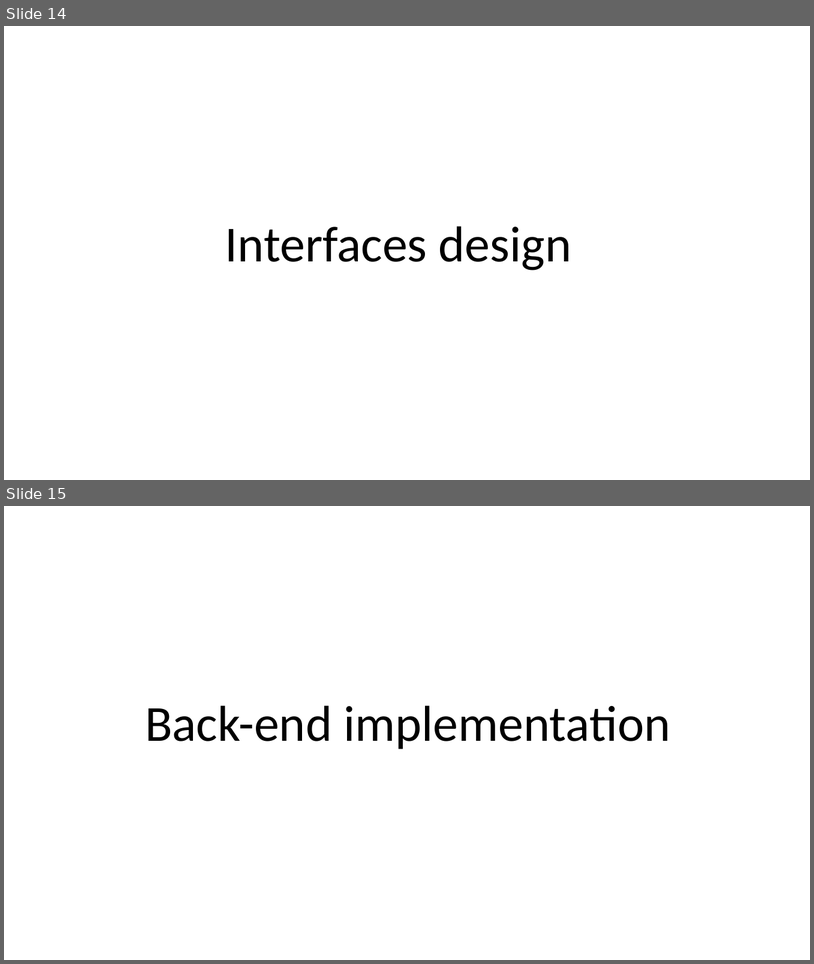
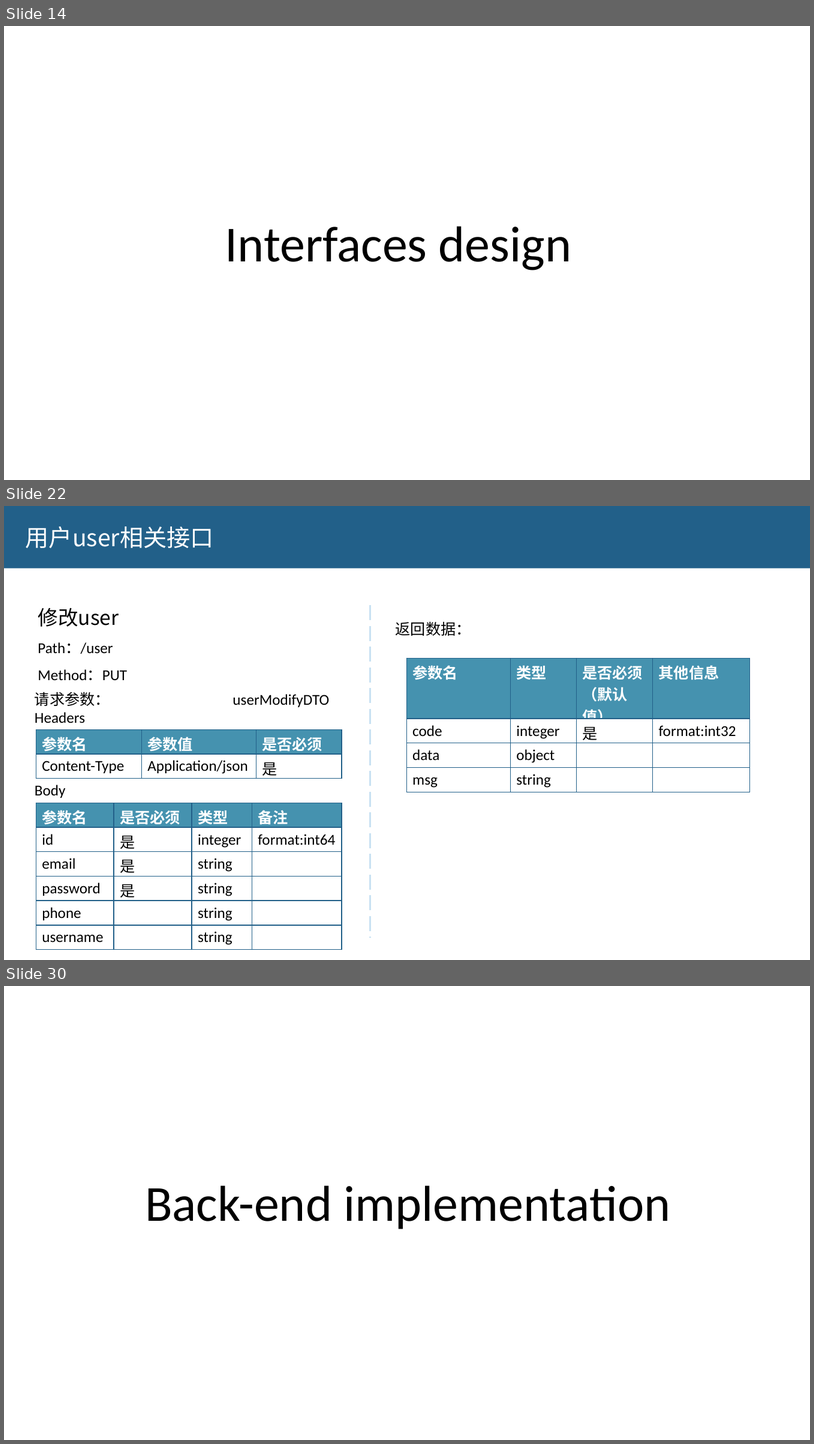
Before and after one commit to 7000qwq/gold, a slide deck: design.pptx. Shown one above the other, each under a label of ours: slides 14 and 15 before the commit, slides 14, 22 and 30 after it; the slides between them are not shown. The pictures are 814x964 and 814x1444 pixels, drawn with LibreOffice and Linux fonts; fonts in the diff are those of the drawing. Boxes give left, top, right and bottom in pixels: in the first picture for what was removed or moved away, otherwise in the second. Text is boxed around its words. In the diff, an @@ line names an element or a change of style, - is before the commit and + after.

Commit message:
finish interface and data-class design

```diff
--- a/design.pptx
+++ b/design.pptx
@@ slide 22 added at bbox=[4, 506, 810, 960], background #FFFFFF @@
@@ rectangle added at bbox=[4, 506, 810, 568], fill #226089 @@
@@ text added at bbox=[26, 526, 214, 548], 28 pt, text #FFFFFF @@
+用户user相关接口
@@ text added at bbox=[38, 608, 127, 680], 18 pt, text #000000 @@
+修改user
+Path：/user
+Method：PUT
@@ line added from (371, 605) to (371, 938), #C9E1F2 2.25 pt dashed @@
@@ text added at bbox=[396, 621, 471, 636], 18 pt, text #000000 @@
+返回数据：
@@ table added at bbox=[407, 658, 750, 790], 4 rows, 4 columns @@
+参数名 | 类型 | 是否必须（默认值） | 其他信息
+code | integer | 是 | format:int32
+data | object |  | 
+msg | string |  | 
@@ text added at bbox=[35, 691, 110, 798], 18 pt, text #000000 @@
+请求参数：
+Headers
+Body
@@ text added at bbox=[233, 694, 329, 707], 18 pt, text #000000 @@
+userModifyDTO
@@ table added at bbox=[36, 730, 342, 779], 2 rows, 3 columns @@
+参数名 | 参数值 | 是否必须
+Content-Type | Application/json | 是
@@ table added at bbox=[36, 803, 342, 949], 6 rows, 4 columns @@
+参数名 | 是否必须 | 类型 | 备注
+id | 是 | integer | format:int64
+email | 是 | string | 
+password | 是 | string | 
+phone |  | string | 
+username |  | string | 
@@ what was slide 15 is now slide 30 @@
```
Also in this commit, not shown: 4 slides changed, 15 other slides added, 5 other files.
